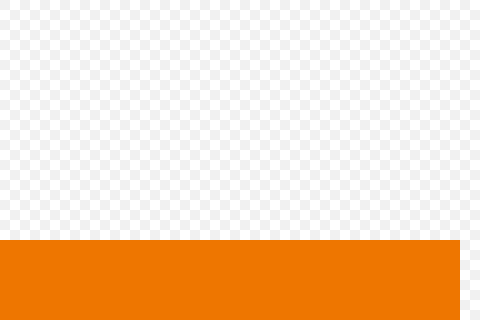
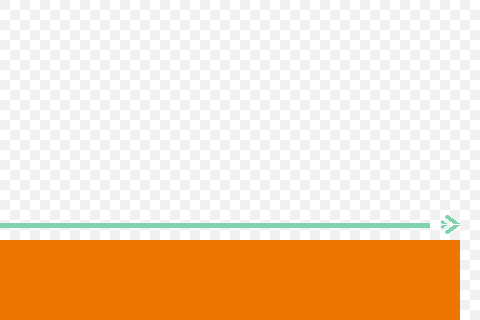
Before/after of a (480, 320) layered artwork. What changed in the layer stack:
added layer "Layer 1" above "Terrain" over [left=0, top=215, right=460, bottom=234]
